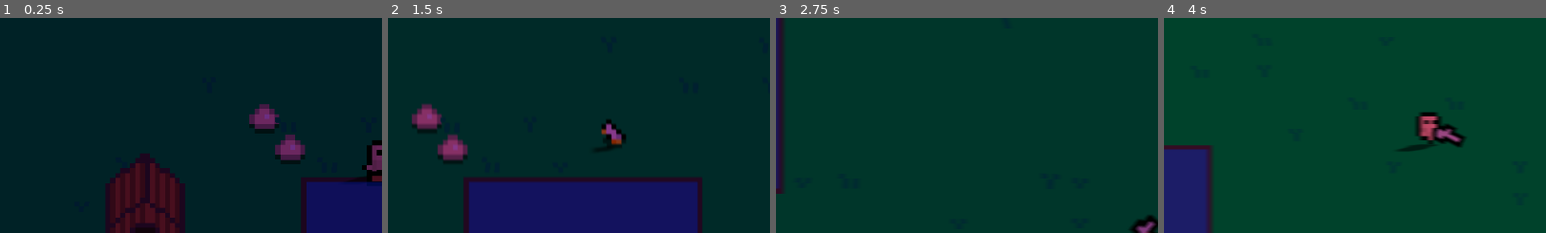
Above: before the commit, frames 1-4 (left to right).
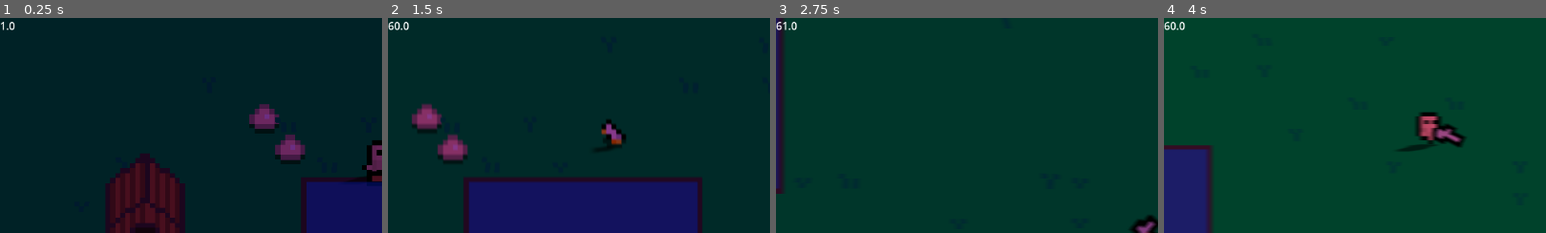
Above: after the commit, the same moments.

Repository: ArandomPsi/farmingsim
Game: Godot game, scene res://scenes/testmap.tscn
Two runs of this game, one before a commit and one after it. Both use one fixed random seed, a clock stepped at 60 frames per second and the inputs below. The project has no main scene, so this scene is started directly. The engine's default icon, where the game draws it, is replaced by a stand-in: a white triangle on a blue panel in a dark square.
Inputs (mouse positions are % of the whole screen's width and height, from its top left):
- Up to frame 1 (0.25 s): no input
- Up to frame 2 (1.5 s): tap Enter at 0.5 s; move the mouse to (72, 45) at 0.52 s; hold D (right) 0.53-1.28 s; right-click (72, 45) at 0.6 s; move the mouse to (30, 55) at 1.27 s; hold S (down) from 1.28 s (still down); tap Q (edit) at 1.35 s
- Up to frame 3 (2.75 s): move the mouse to (60, 28) at 2.02 s; release S (down) at 2.03 s; hold D (right) from 2.03 s (still down); tap E (interact) at 2.1 s
- Up to frame 4 (4 s): move the mouse to (45, 70) at 2.77 s; release D (right) at 2.78 s; hold W (up) 2.78-3.53 s; click (45, 70) at 2.85 s; move the mouse to (80, 65) at 3.52 s; hold A (left) from 3.53 s (still down); tap Mouse wheel up (swapweapon) at 3.6 s
The pictures show only the part of the screen within x 0-50%, y 0-50%; the shares and areas given below are measured in that part.

The runs differ from the first frame. In frame 1, less than 0.1% of the frame differs, in the area x 0-4%, y 1-6%; in frame 2, 0.1%, in the area x 0-6%, y 1-6%; in frame 3, 0.1%; in frame 4, 0.1%.

Commit message:
slight optimizations

Diff:
--- a/project.godot
+++ b/project.godot
@@ -12,7 +12,6 @@
 
 config/name="farminggame"
 config/features=PackedStringArray("4.4", "Forward Plus")
-run/max_fps=60
 config/icon="res://icon.svg"
 
 [autoload]
@@ -22,6 +21,7 @@
 [display]
 
 window/stretch/mode="viewport"
+window/vsync/vsync_mode=2
 
 [editor_plugins]
 
--- a/scenes/player/player.tscn
+++ b/scenes/player/player.tscn
@@ -26,6 +26,7 @@
 [ext_resource type="PackedScene" uid="uid://tdjc0nfwxtkw" path="res://scenes/ui/inventoryui.tscn" id="26_6cv16"]
 [ext_resource type="Resource" uid="uid://cytgpausw2a27" path="res://assets/inventoryresources/sniper.tres" id="26_tffgl"]
 [ext_resource type="Resource" uid="uid://cj2kbvbg0l4qu" path="res://assets/inventoryresources/pickaxe.tres" id="27_uniwh"]
+[ext_resource type="Script" uid="uid://cs3av03m2lixa" path="res://script/debug/fps.gd" id="29_4hvnv"]
 [ext_resource type="Shader" uid="uid://cnt43oe6ws5ac" path="res://shaders/outline.gdshader" id="31_wva7c"]
 [ext_resource type="PackedScene" uid="uid://cglt3v5bjm13" path="res://scenes/ui/craftingmenu.tscn" id="33_5mf0n"]
 [ext_resource type="AudioStream" uid="uid://b8aqqixfhbn3u" path="res://assets/sounds/music/wind.wav" id="34_4hvnv"]
@@ -962,6 +963,12 @@
 offset_right = 20.0
 offset_bottom = -2.0
 
+[node name="fps" type="Label" parent="hud"]
+offset_right = 40.0
+offset_bottom = 23.0
+text = "fps :"
+script = ExtResource("29_4hvnv")
+
 [node name="youdied" type="CanvasLayer" parent="."]
 visible = false
 
--- /dev/null
+++ b/script/debug/fps.gd
@@ -0,0 +1,4 @@
+extends Label
+func _process(delta: float) -> void:
+
+	text = str(Engine.get_frames_per_second())
Not shown: 1 places in scenes/player/player.tscn that only renumber resources
Not shown, added: script/debug/fps.gd.uid
